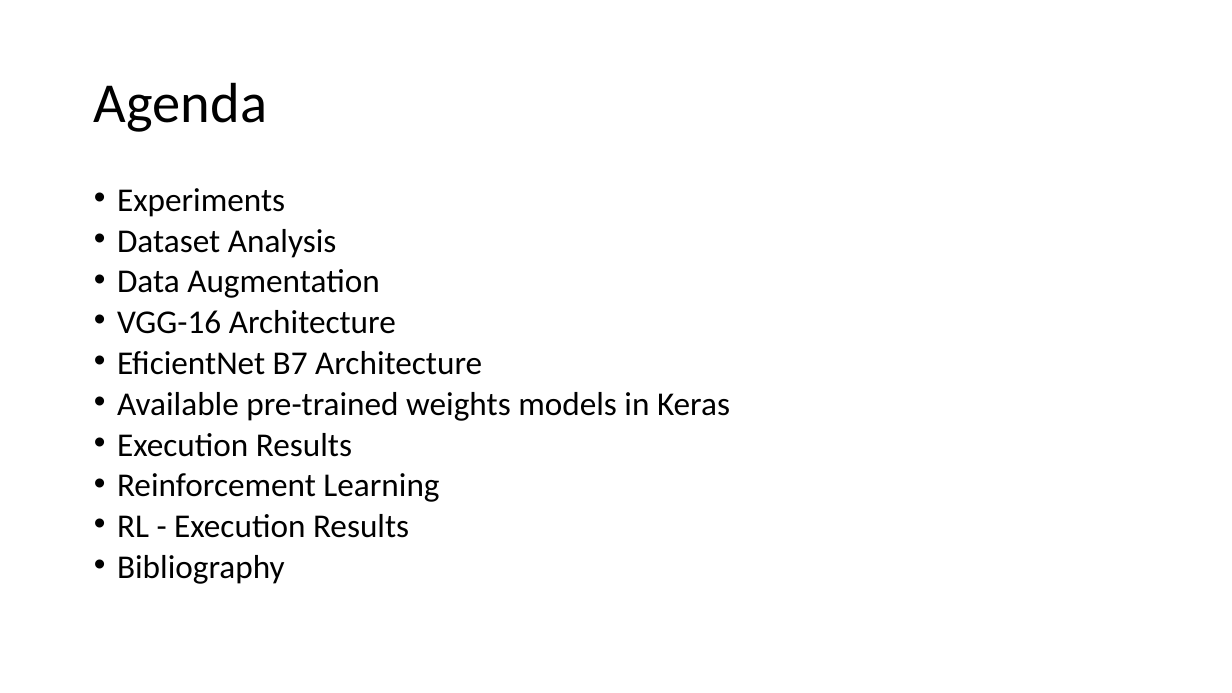
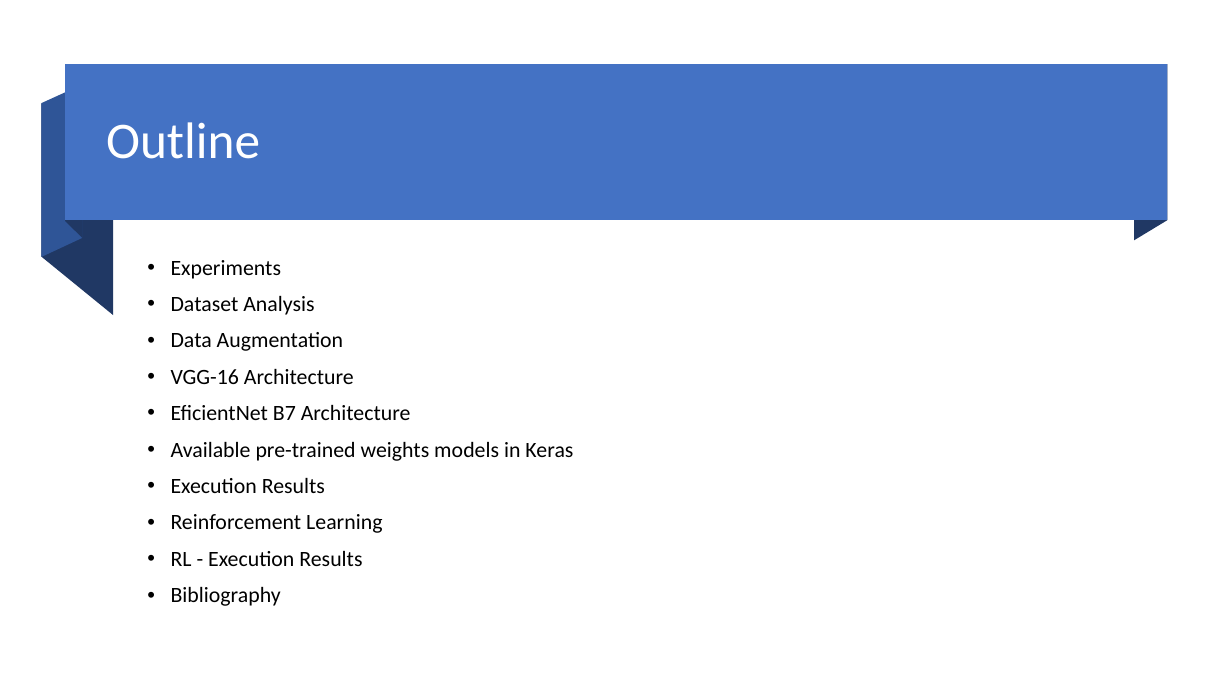
Before and after one commit to lirielly/Advanced-Topics-in-Artificial-Intelligence, a slide deck: slide 2 of TAIA - Image Classification.pptx. Drawn at 1232x693 pixels with LibreOffice and Linux fonts; fonts in the diff are those of the drawing. Boxes give left, top, right and bottom in pixels: in the first picture for what was removed or moved away, otherwise in the second. Text is boxed around its words. In the diff, an @@ line names an element or a change of style, - is before the commit and + after.

```diff
--- a/TAIA - Image Classification.pptx
+++ b/TAIA - Image Classification.pptx
@@ freeform shape added at bbox=[42, 85, 82, 258], fill #2F5597 @@
@@ rectangle added at bbox=[65, 65, 1167, 221], fill #4472C4 @@
@@ freeform shape added at bbox=[66, 65, 82, 238], fill #203864 @@
@@ freeform shape added at bbox=[1134, 65, 1167, 241], fill #203864 @@
@@ freeform shape added at bbox=[42, 104, 114, 315], fill #203864 @@
@@ title at bbox=[106, 122, 260, 159]: text changed; size 44 to 40 pt; text colour #000000 to #FFFFFF @@
-Agenda
+Outline
@@ text "Experiments": place and size @@
-text "Experiments" at bbox=[117, 188, 730, 584]
+text "Experiments" at bbox=[171, 260, 573, 606]
@@ text "Experiments" at bbox=[171, 260, 573, 606]: size 25.9 to 17 pt; line spacing 0.7 to 0.9; vertical alignment top to middle @@
```
Also in this commit, not shown: 2 other slides changed, 3 slides added, 1 slide removed, 3 other files.
